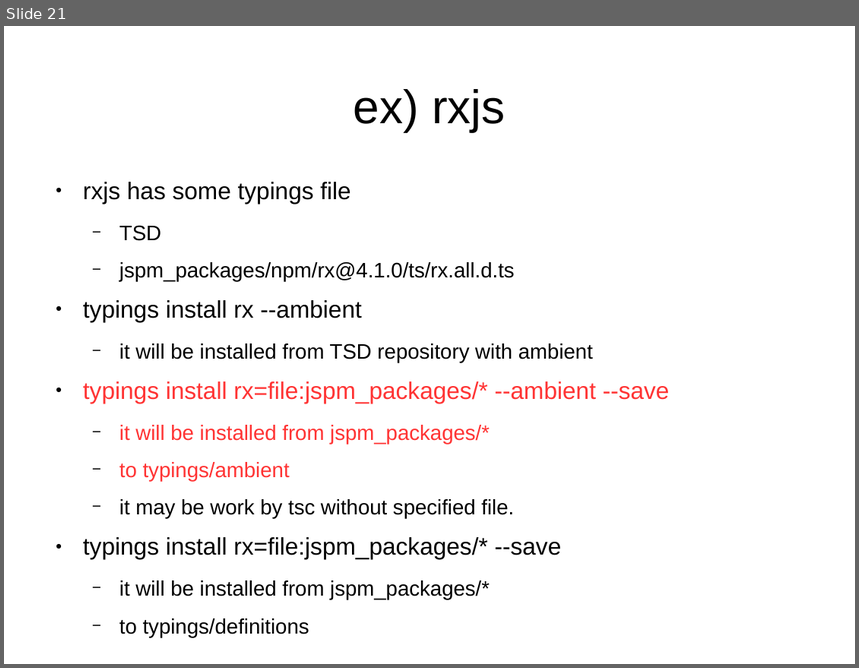
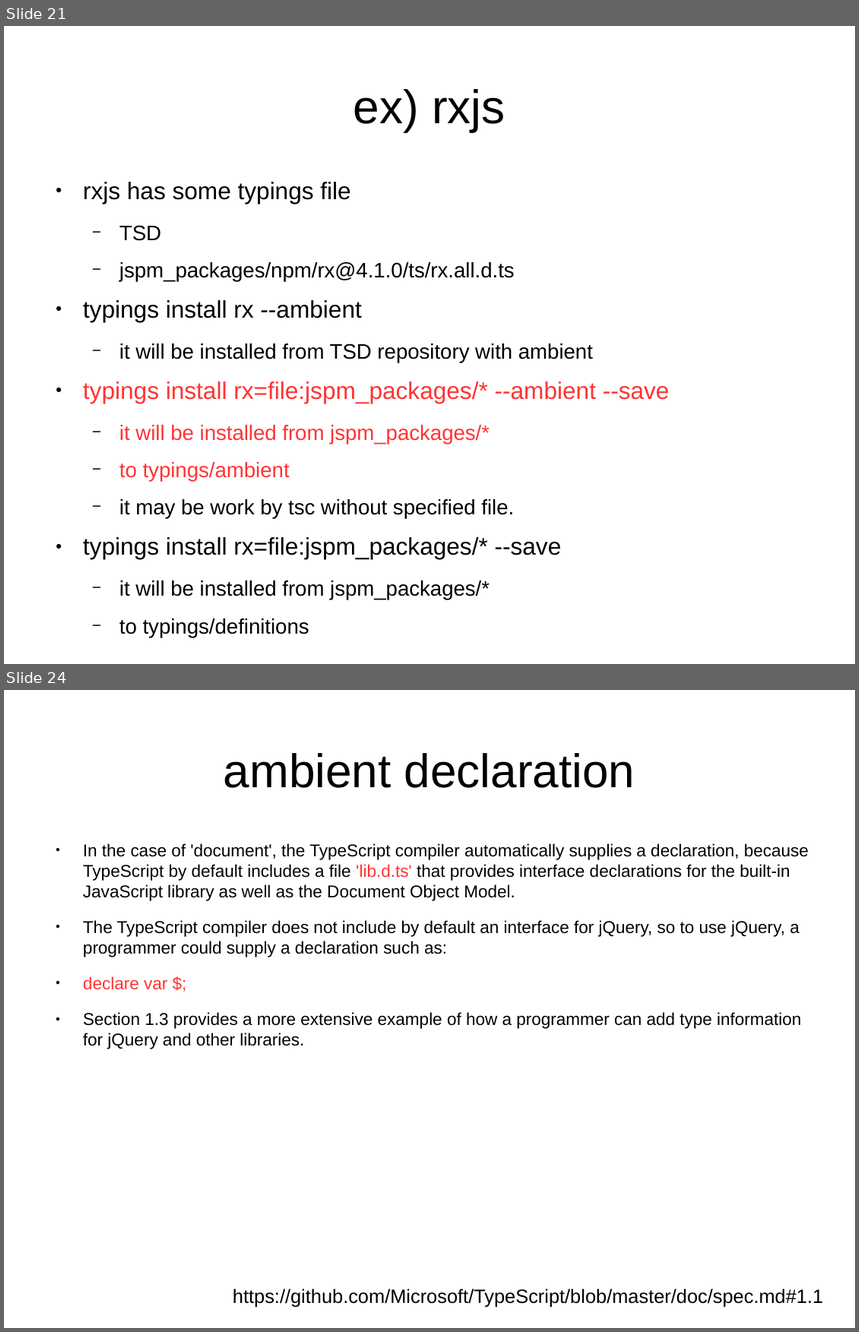
Before and after one commit to sallop/til, a slide deck: typescript.odp. Shown one above the other, each under a label of ours: slide 21 before the commit, slides 21 and 24 after it; the slides between them are not shown. The pictures are 859x668 and 859x1332 pixels, drawn with LibreOffice and Linux fonts; fonts in the diff are those of the drawing. Boxes give left, top, right and bottom in pixels: in the first picture for what was removed or moved away, otherwise in the second. Text is boxed around its words. In the diff, an @@ line names an element or a change of style, - is before the commit and + after.

Commit message:
about ambient option

```diff
--- a/typescript.odp
+++ b/typescript.odp
@@ slide 24 added at <box>4,690,855,1328</box>, background #FFFFFF @@
@@ title added at <box>224,753,636,788</box>, 44 pt, text #000000 @@
+ambient declaration
@@ text added at <box>83,844,809,1049</box>, 16 pt, text #000000 @@
+● In the case of 'document', the TypeScript compiler automatically supplies a declaration, because TypeScript by default includes a file 'lib.d.ts' that provides interface declarations for the built-in JavaScript library as well as the Document Object Model.
+● The TypeScript compiler does not include by default an interface for jQuery, so to use jQuery, a programmer could supply a declaration such as:
+● declare var $;
+● Section 1.3 provides a more extensive example of how a programmer can add type information for jQuery and other libraries.
@@ text added at <box>233,1289,823,1308</box>, 18 pt, text #000000 @@
+https://github.com/Microsoft/TypeScript/blob/master/doc/spec.md#1.1
```
Also in this commit, not shown: 1 slide changed, 1 other slide added.
